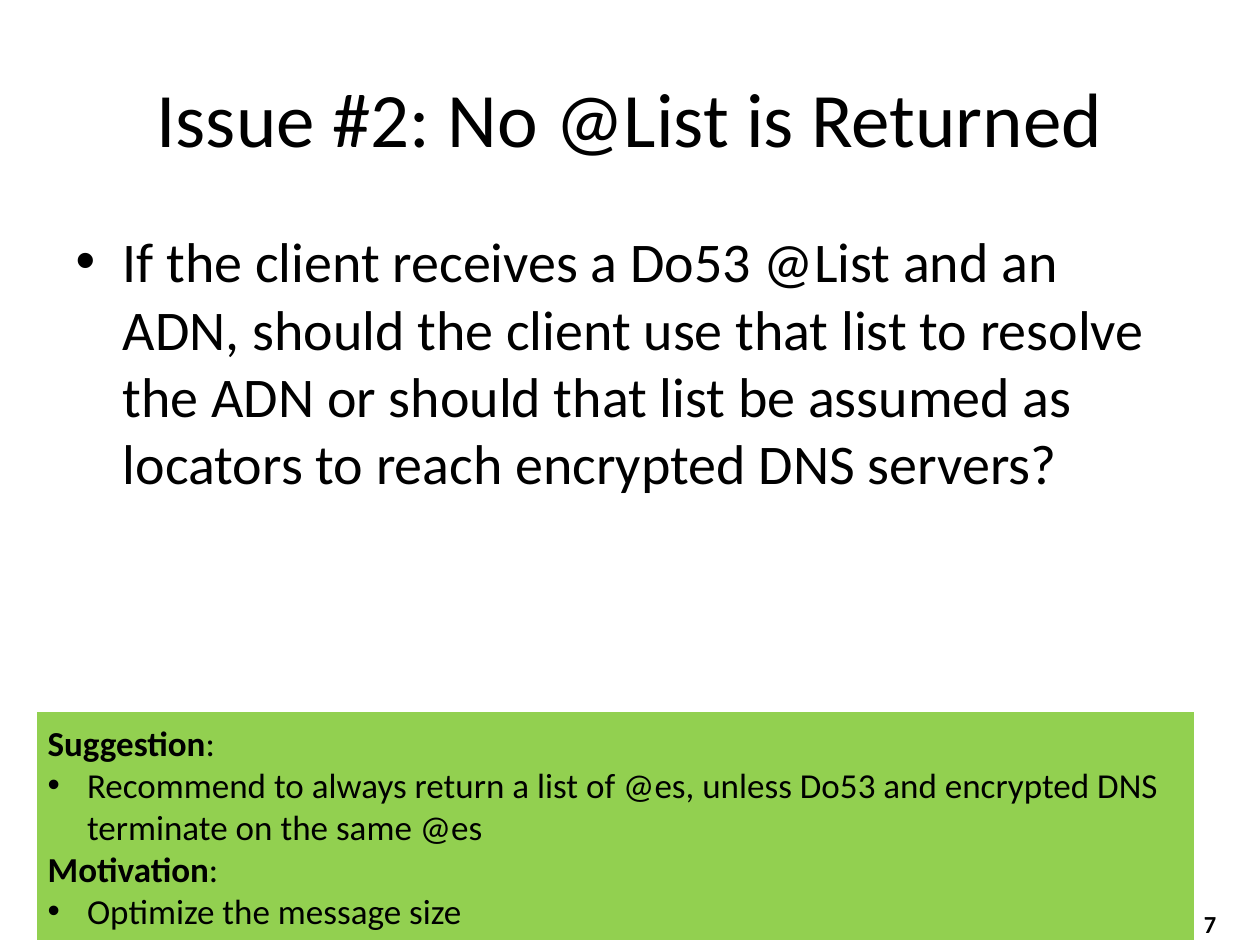
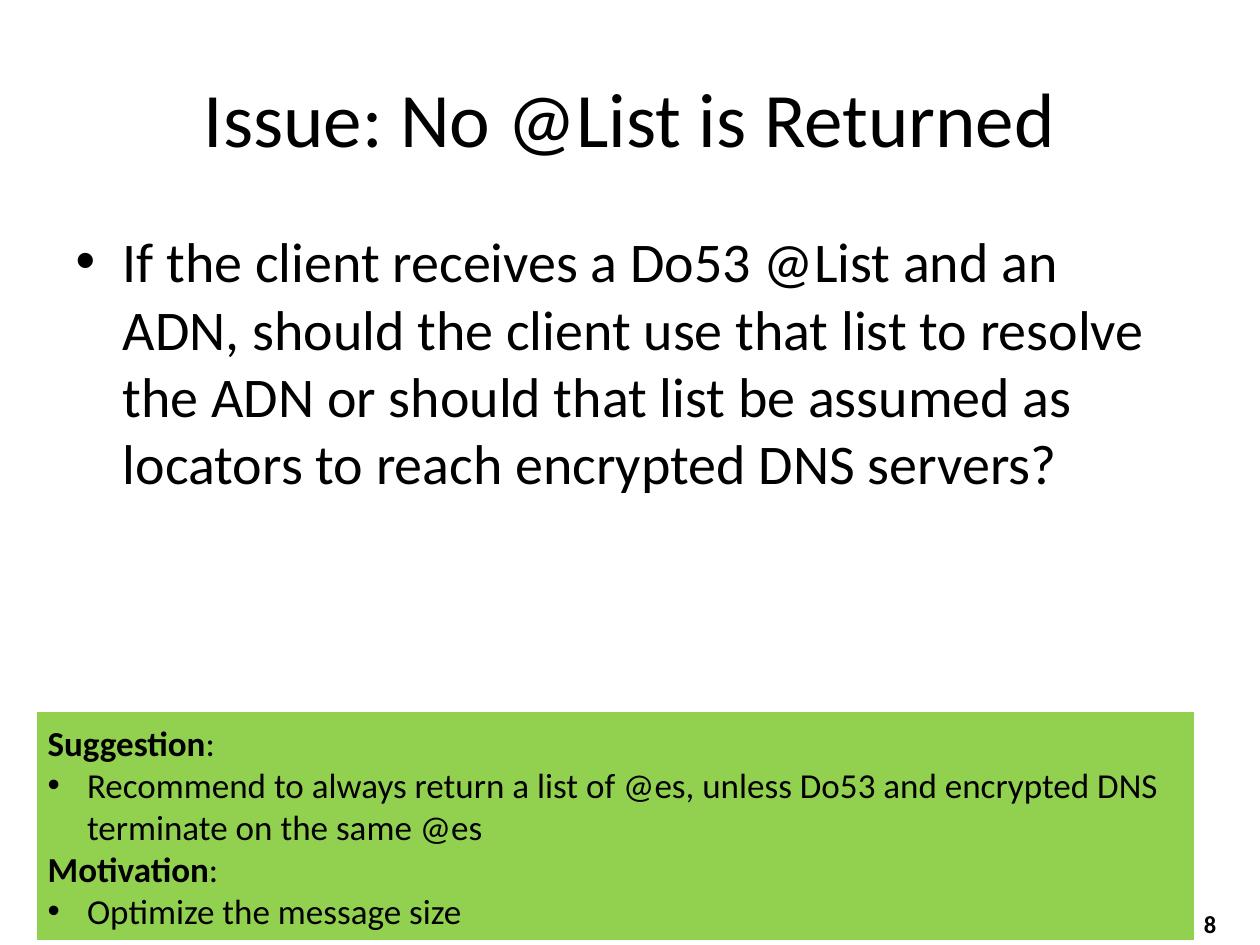
Before and after one commit to boucadair/draft-btw-add-home-network, a slide deck: slide 8 of ietf110/draft-ietf-add-dnr.pptx (slide 7 before the commit). Drawn at 1260x945 pixels with LibreOffice and Linux fonts; fonts in the diff are those of the drawing. Boxes give left, top, right and bottom in pixels: in the first picture for what was removed or moved away, otherwise in the second. Text is boxed around its words. In the diff, an @@ line names an element or a change of style, - is before the commit and + after.

```diff
--- a/ietf110/draft-ietf-add-dnr.pptx
+++ b/ietf110/draft-ietf-add-dnr.pptx
@@ title at <box>204,93,1054,156</box>: text changed @@
-Issue #2: No @List is Returned
+Issue: No @List is Returned
@@ page number at <box>1204,916,1216,933</box>: text changed @@
-7
+8
```
Also in this commit, not shown: 6 other slides changed, 3 slides added, 1 other file.
